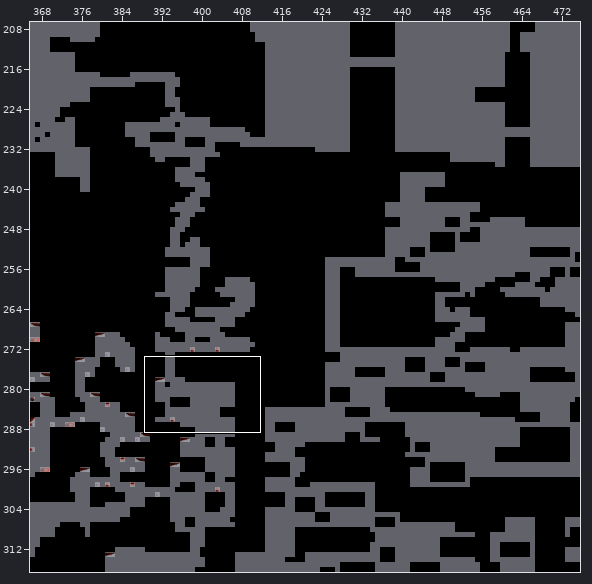
Tiled map, stored at TheCave.tmx. The picture above shows the old version from afar; the outline marks the close-up.
Close-up. Before the edit:
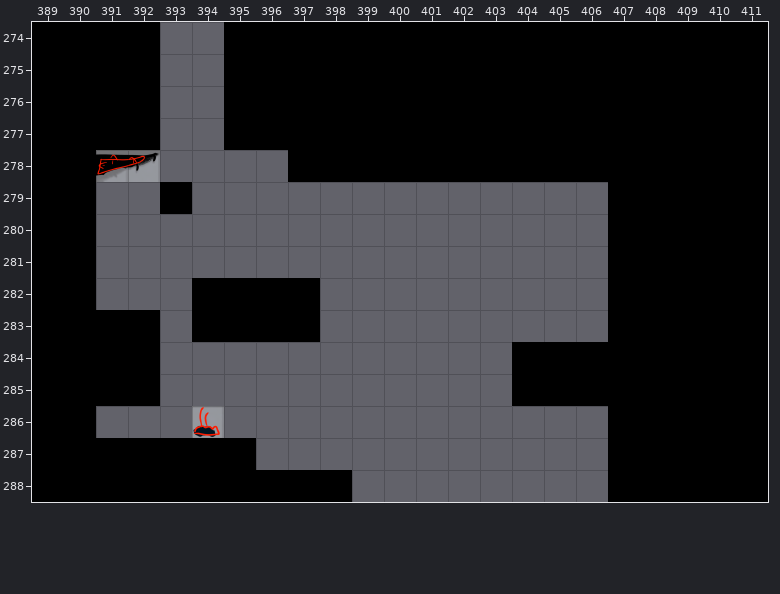
Cells are 120x120 px. Shown: x 389..411, y 274..288. The commit also changed other parts of the map, which this record leaves out.
New version:
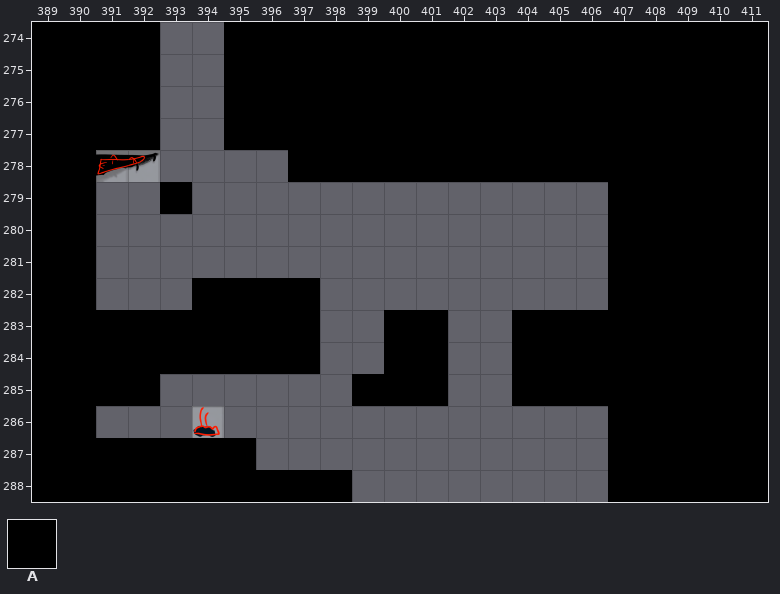
Key: from "UpperCaveTiles": A 12.
_ is an empty cell, . an unchanged one.
What changed:
--- layer "Level"
@@ x 393..406 @@
-283 _......__..___
-284 _____..__.....
-285 ......___.....
+283 A......AA..AAA
+284 AAAAA..AA.....
+285 ......AAA.....
Pixel boxes of the changes (left, top, right, bottom) in both close-ups:
added: (160, 310, 320, 374)
added: (352, 310, 448, 406)
added: (512, 310, 608, 342)
